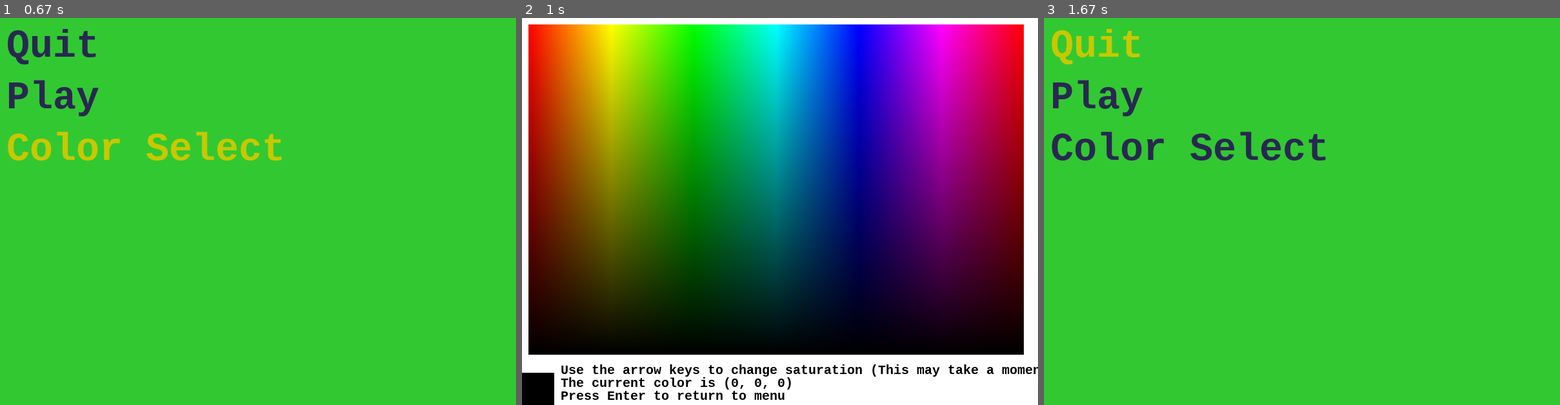
Above: before the commit, frames 1-3 (left to right).
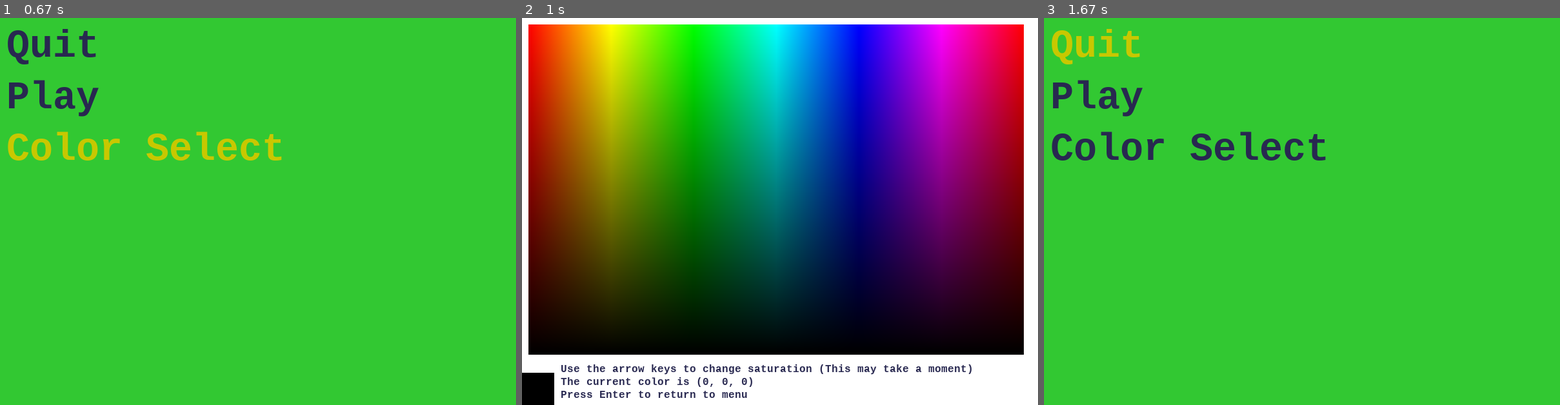
Above: after the commit, the same moments.

Repository: buffalocat/PygameProject1
Game: pygame game, started from main.py
Two runs of this game, one before a commit and one after it. Both use one fixed random seed, a clock stepped at 60 frames per second and the inputs below.
Inputs (mouse positions are in pixels of both pictures, inside the frame that each line leads up to):
- Up to frame 1 (0.67 s): hold Up from 0.33 s (still down); move the mouse to (237, 226) at 0.37 s
- Up to frame 2 (1 s): release Up at 0.8 s; tap Enter at 0.83 s
- Up to frame 3 (1.67 s): tap Enter at 1.17 s; hold Down from 1.5 s (still down); move the mouse to (1353, 296) at 1.53 s

Frame 1 is identical in both runs. In frame 2, 2.3% of the frame differs, in the area x 7-100%, y 89-99%; in frame 3, nothing differs.

Commit message:
Setting up the Host seems to work.  You can't connect to a room yet, though.

Diff:
--- a/game_constants.py
+++ b/game_constants.py
@@ -8,6 +8,10 @@
 
 WINDOW_WIDTH = 800
 WINDOW_HEIGHT = 600
+
+# I/O
+DEFAULT_PORT = 2233
+SOCKET_BUFFER_SIZE = 256
 
 # Some input related constants
 MB_LEFT = 1
--- a/game_state.py
+++ b/game_state.py
@@ -20,6 +20,10 @@
 
     def draw(self, surf):
         surf.blit(self.surf, (0,0))
+
+    def quit(self):
+        """Perform any necessary clean-up before leaving a state for good"""
+        pass
 
 
 class Menu:
@@ -77,6 +81,28 @@
                 surf.blit(self.font.render(self.items[i]["name"], True, self.color_def), (x, y + self.height * i))
 
 
+class TextLines:
+    """A very simple class for displaying lines of text"""
+    # Basically a nonfunctional menu
+    def __init__(self):
+        self.lines = []
+        # Font things, which must be overwritten by the subclass constructor
+        self.height = 0
+        self.color = None
+        self.font = None
+
+    def add_line(self, line):
+        self.lines.append(line)
+
+    def set_line(self, index, line):
+        if index in range(len(self.lines)):
+            self.lines[index] = line
+
+    def draw(self, surf, pos):
+        x, y = pos
+        for i in range(len(self.lines)):
+            surf.blit(self.font.render(self.lines[i], True, self.color), (x, y + self.height * i))
+
 # Note: we haven't had need for this yet!  And we might not for a while.
 class Panel:
     """A rectangular widget which contains relatively placed child widgets"""
--- a/gs/color_select.py
+++ b/gs/color_select.py
@@ -1,7 +1,8 @@
 import pygame
 
+from font import FONT_SMALL
 from game_constants import *
-from game_state import GameState, Panel
+from game_state import GameState, Panel, TextLines
 
 TOP = 10
 LEFT = 10
@@ -23,6 +24,8 @@
         self.color = 0
         self.color_panel = ColorChooser(WIDTH, HEIGHT)
         self.preview = Panel(50, 50)
+        self.text = TextLines()
+        self.set_text()
         self.font = pygame.font.Font(pygame.font.match_font('consolas', bold=True), 20)
 
     def update(self):
@@ -65,17 +68,20 @@
         b = self.color % 256
         return (r,g,b)
 
+    def set_text(self):
+        self.text.color = NAVY_BLUE
+        self.text.font = FONT_SMALL
+        self.text.height = 20
+        self.text.add_line("Use the arrow keys to change saturation (This may take a moment)")
+        self.text.add_line(f"The current color is {self.color_rgb()}")
+        self.text.add_line("Press Enter to return to menu")
+
     def draw(self, surf):
         self.surf.fill(self.bg)
         self.color_panel.draw(self.surf, (LEFT, TOP))
         self.preview.draw(self.surf, (0, WINDOW_HEIGHT - 50))
-        # Clearly there's a better way to render multiple lines of text, but this works for now!
-        self.surf.blit(self.font.render("Use the arrow keys to change saturation (This may take a moment)", True, BLACK),
-                  (60, WINDOW_HEIGHT - 65))
-        self.surf.blit(self.font.render(f"The current color is {self.color_rgb()}", True, BLACK),
-                  (60, WINDOW_HEIGHT - 45))
-        self.surf.blit(self.font.render("Press Enter to return to menu", True, BLACK),
-                  (60, WINDOW_HEIGHT - 25))
+        self.text.set_line(1, f"The current color is {self.color_rgb()}")
+        self.text.draw(self.surf, (60, WINDOW_HEIGHT - 65))
         super().draw(surf)
 
 class ColorChooser(Panel):
--- a/gs/connection_setup.py
+++ b/gs/connection_setup.py
@@ -1,15 +1,29 @@
 """A menu state for setting up a connection with a friend"""
-from random import random
-from time import sleep
-
-import pygame
-import tkinter as tk
+from enum import Enum
+from  tkinter import messagebox
+import tkinter
+from queue import Queue
 import threading
 import socket
 
+import pygame
+
 from font import FONT_MEDIUM
 from game_constants import *
-from game_state import GameState, Menu
+from game_state import GameState, Menu, Panel, TextLines
+
+from random import random  #delete later
+from time import sleep  #delete later
+
+
+class Signal(Enum):
+    """Indicators of what kind of data is being passed between threads"""
+    ERROR = 0
+    INT_IP = 1
+    INT_PORT = 2
+    EXT_MESSAGE = 3
+    CLOSE = 4
+    ERROR_PORT = 5
 
 
 class GSConnectionSetup(GameState):
@@ -17,48 +31,142 @@
         super().__init__(mgr, parent)
         self.bg = RED
         self.menu = ConnectionSetupMenu(self)
+        self.room_code = ""
+        self.port = 0
+        self.connection_q = Queue()
+        self.kill_q = Queue()
+        self.hosting = False
 
     def update(self):
         self.menu.update()
-        #debugging threads
-        for event in pygame.event.get():
-            if event.type == KEYDOWN:
-                if event.key == K_p:
-                    print("lol")
         pygame.event.clear()
+        self.check_q()
 
     def draw(self, surf):
         self.surf.fill(self.bg)
         self.menu.draw(self.surf, (10, 10))
         super().draw(surf)
 
-    def host(self):
+    def quit(self):
+        self.kill_thread()
+
+
+    def show_room_info(self):
+        if self.room_code == "":
+            self.dialog("Room Info", "The room has not been set up.\n"
+                        "Either Host a room or Connect to someone else's.")
+        else:
+            self.dialog("Room Info", f"Room Code: {self.room_code}\n"
+                                     f"Port: {self.port}")
+
+    def check_q(self):
+        while not self.connection_q.empty():
+            signal, message = self.connection_q.get(block=False)
+            if signal == Signal.ERROR_PORT:
+                self.hosting = False
+                self.dialog("Error", message)
+            elif signal == Signal.INT_IP:
+                self.room_code = ip_encode(message.decode())
+            elif signal == Signal.INT_PORT:
+                self.port = message
+
+    def host_room(self):
         """Become the host of a room"""
+        if self.hosting:
+            self.dialog("Error", "You're already hosting a room.\n"
+                        "You can back out to the main menu to stop.")
+        else:
+            self.hosting = True
+            thread = threading.Thread(target=listener_thread,
+                                      args=(self.connection_q, self.kill_q))
+            thread.start()
 
-    def change_bg(self):
-        thread1 = threading.Thread(target=self.spawn_thread)
-        thread1.start()
+    def connect_to_room(self):
+        if self.hosting:
+            self.dialog("Error", "You're already hosting a room.\n"
+                        "You can back out to the main menu to stop.")
+        else:
+            self.dialog("Error", "This isn't implemented yet lol")
 
-    def spawn_thread(self):
-        sleep(2)
-        self.bg = int(random()*(256**3))
+    def kill_thread(self):
+        """"Stop the listener from listening and give it the kill signal"""
+        if self.hosting:
+            # Don't bother unless there's a thread to kill
+            self.kill_q.put(Signal.CLOSE)
+            dummy = socket.socket()
+            dummy.connect((socket.gethostname(), DEFAULT_PORT))
+            dummy.send(b"")
+            self.hosting = False
 
-"""def test_threads():
-    print(f"there are {threading.active_count()} threads alive!")
-    n = 1
-    # Let's waste some time lol
-    for x in range(10 ** 8):
-        n += 1
-    print(f"n is {n}")"""
+    def dialog(self, info, message):
+        tkinter.messagebox.showinfo(info, message)
 
+
+def listener_thread(connection_q, kill_q):
+    server = socket.socket(socket.AF_INET, socket.SOCK_STREAM)
+    try:
+        server.bind((socket.gethostname(), DEFAULT_PORT))
+        ip, port = server.getsockname()
+        connection_q.put((Signal.INT_IP, ip.encode()))
+        connection_q.put((Signal.INT_PORT, port))
+        server.listen(1)
+        while True:
+            c, address = server.accept()
+            message = c.recv(SOCKET_BUFFER_SIZE).decode()
+            # There is really no need to check WHAT is on the kill queue
+            if not kill_q.empty():
+                if kill_q.get(block=False) == Signal.CLOSE:
+                    break
+            c.close()
+            connection_q.put((Signal.EXT_MESSAGE, message))
+    except OSError:
+        connection_q.put((Signal.ERROR_PORT, "The port is already in use."))
+    server.close()
 
 class ConnectionSetupMenu(Menu):
     def __init__(self, parent):
         super().__init__(parent)
-        self.add_item("Host Session", "host")  # Not implemented
-        self.add_item("Change BG (after a delay)", "change_bg")
+        self.add_item("Host Room", "host_room")
+        self.add_item("Show Room Status", "show_room_info")
+        self.add_item("Connect To Room", "connect_to_room")
         self.add_item("Return to Menu", "mgr.previous_state")
         self.color_def = NAVY_BLUE
         self.color_high = GOLD
         self.height = 40
         self.font = FONT_MEDIUM
+
+
+# These are some very simple encoding functions, so you don't
+# have to send your friends your "raw IP address"
+# (It's not meant to be a "security" measure, really)
+def ip_to_num(ip):
+    ip_parts = map(int, ip.split("."))
+    ip_num = 0
+    for x in ip_parts:
+        ip_num <<= 8
+        ip_num += x
+    return ip_num
+
+def num_to_ip(n):
+    ip_parts = []
+    for _ in range(4):
+        ip_parts.append(str(n % 256))
+        n >>= 8
+    return ".".join(ip_parts[::-1])
+
+def num_to_alpha(n):
+    chars = []
+    while n:
+        chars += chr((n % 26) + 65)
+        n //= 26
+    return "".join(chars)
+
+def alpha_to_num(s):
+    n = 0
+    for c in s[::-1]:
+        n *= 26
+        n += ord(c) - 65
+    return n
+
+def ip_encode(ip):
+    return num_to_alpha(ip_to_num(ip))
--- a/main.py
+++ b/main.py
@@ -10,7 +10,7 @@
     pygame.init()
     pygame.font.init()
     # These are the only events we care about handling
-    pygame.event.set_allowed([KEYUP, KEYDOWN, MOUSEBUTTONDOWN])
+    pygame.event.set_allowed([KEYUP, KEYDOWN, MOUSEBUTTONDOWN, ACTIVEEVENT])
     # This makes sure we run at a consistent FPS
     FPSCLOCK = pygame.time.Clock()
     # Some cosmetic settings
--- a/state_manager.py
+++ b/state_manager.py
@@ -42,6 +42,7 @@
     def previous_state(self):
         """Return control to the current state's parent state."""
         if self.state.parent is not None:
+            self.state.quit()
             self.state = self.state.parent
         # If we were already at the top of the state stack, just quit
         else:
@@ -65,5 +66,6 @@
 
     def terminate(self):
         """Safely quit pygame."""
+        self.state.quit()
         pygame.quit()
         sys.exit()
Not shown, changed: Notes
